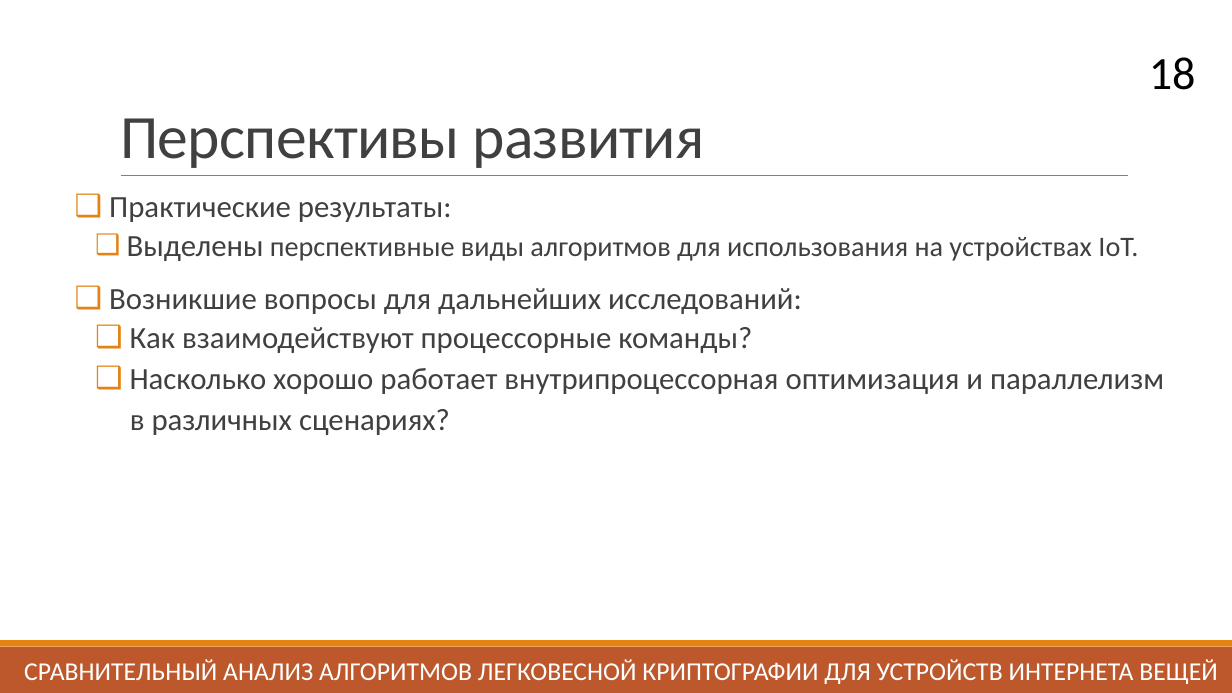
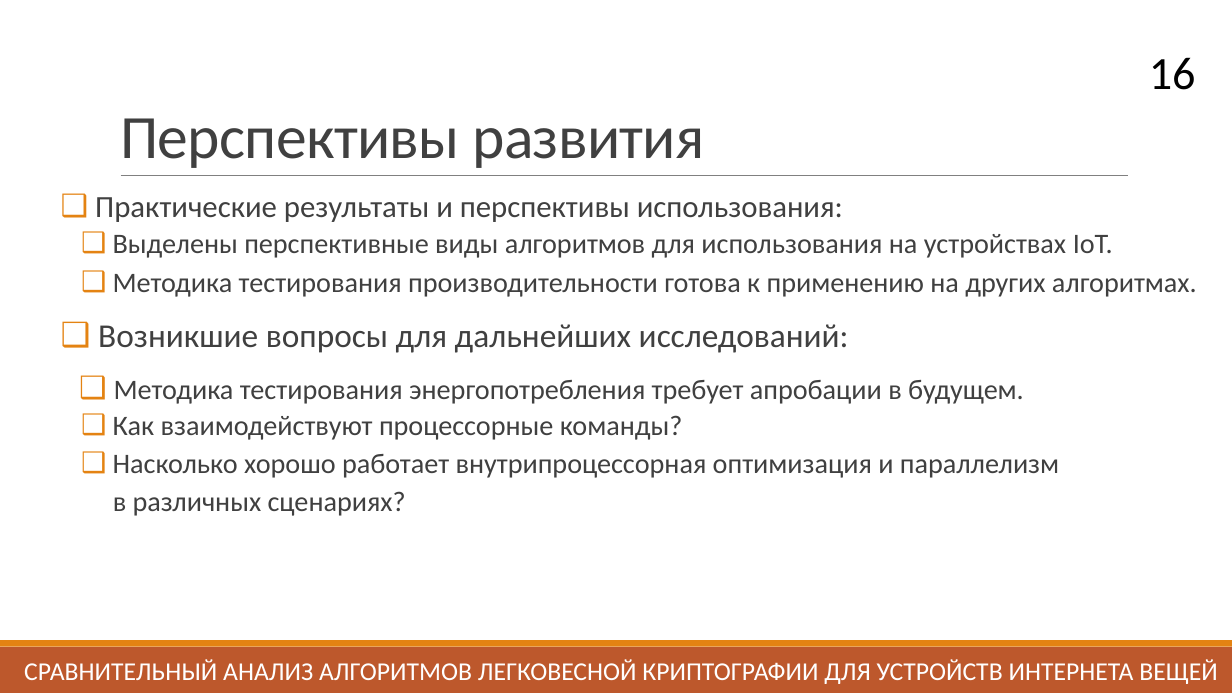
Before and after one commit to daniel-momot/GraduateWork, a slide deck: slide 16 of Выступление/Презентация.pptx (slide 18 before the commit). Drawn at 1232x693 pixels with LibreOffice and Linux fonts; fonts in the diff are those of the drawing. Boxes give left, top, right and bottom in pixels: in the first picture for what was removed or moved away, otherwise in the second. Text is boxed around its words. In the diff, an @@ line names an element or a change of style, - is before the commit and + after.

```diff
--- a/Выступление/Презентация.pptx
+++ b/Выступление/Презентация.pptx
@@ page number at bbox=[1149, 57, 1196, 90]: text changed @@
-18
+16
@@ text "Практические результаты и перспективы использования:": place and size @@
-text "Практические результаты и перспективы использования:" at bbox=[109, 197, 1164, 435]
+text "Практические результаты и перспективы использования:" at bbox=[95, 197, 1197, 516]
@@ text at bbox=[95, 197, 843, 222]: text changed @@
-❑ Практические результаты:
+❑ Практические результаты и перспективы использования:
@@ text at bbox=[98, 234, 1113, 516]: size 24 to 22 pt in "Выделены", "Как взаимодействуют процессорные команды?", "Насколько хорошо работает внутрипроцессорная оптимизация и п ...", "в различных сценариях?"; size 24 to 26 pt in "Возникшие вопросы для дальнейших исследований:" @@
@@ text at bbox=[113, 274, 1197, 297]: paragraph added @@
+  ❑ Методика тестирования производительности готова к применению на других алгоритмах.
@@ text at bbox=[114, 380, 1024, 404]: paragraph added @@
+    ❑ Методика тестирования энергопотребления требует апробации в будущем.
```
Also in this commit, not shown: 9 other slides changed, 2 slides added, 1 slide removed.
